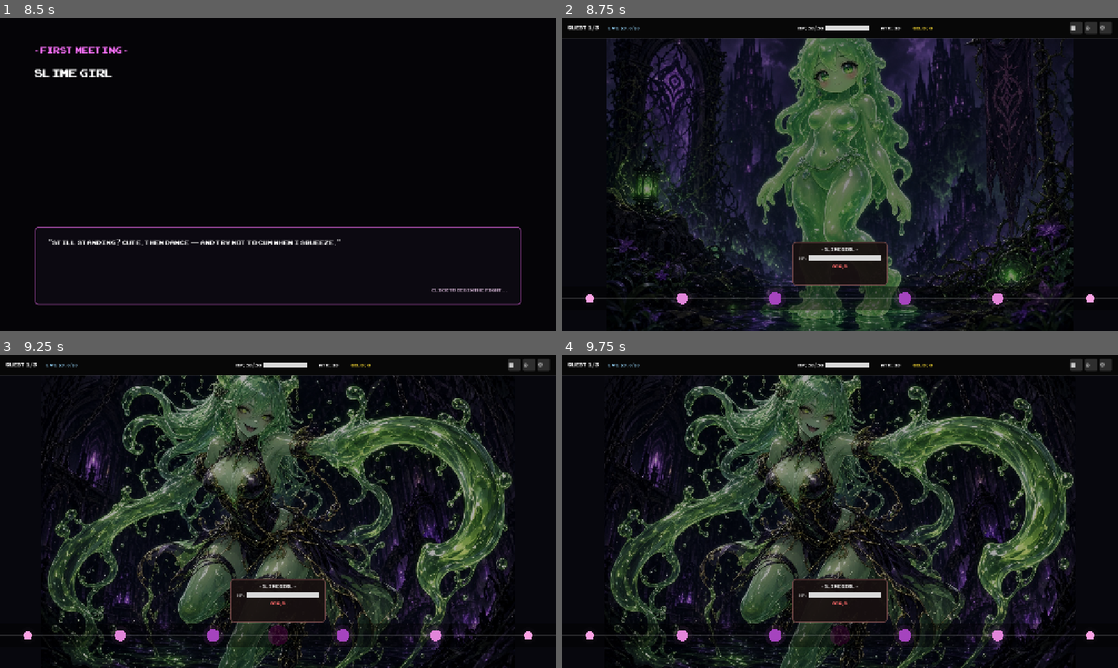
Above: before the commit, frames 1-4 (two rows, left to right).
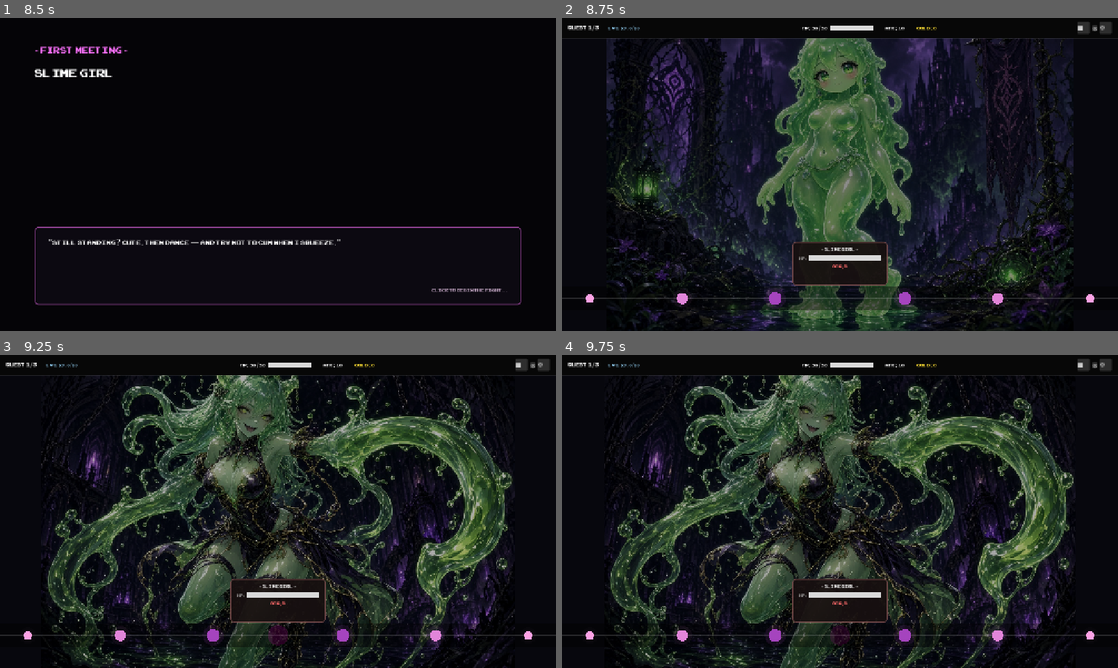
Above: after the commit, the same moments.

Repository: no-release/Temptress
Game: Godot game, scene res://scenes/MainMenu.tscn
Two runs of this game, one before a commit and one after it. Both use one fixed random seed, a clock stepped at 60 frames per second and the inputs below.
Inputs (mouse positions are in pixels of both pictures, inside the frame that each line leads up to):
- Up to frame 1 (8.5 s): click "- START QUEST -" at 0.5 s; click "Easy" at 1.25 s; click "Easy" at 2 s; click "Normal" at 2.75 s; click "Normal" at 3.5 s; click "- ACCEPT QUEST -" at 4.25 s; tap Enter (ui_accept) at 5, 5.27, 5.57, 5.75, 8, 8.27 s; move the mouse to (400, 158) at 5.02 s; click (400, 158) at 5.17 s; drag from (166, 190) to (250, 237) at 5.77 s; move the mouse to (333, 105) at 6.52 s; click (333, 105) at 6.67 s; drag from (250, 237) to (111, 127) at 7.27 s; move the mouse to (444, 221) at 8.02 s; click (444, 221) at 8.17 s
- Up to frame 2 (8.75 s): tap Enter (ui_accept) at 8.57 s
- Up to frame 3 (9.25 s): drag from (111, 464) to (194, 433) at 8.77 s
- Up to frame 4 (9.75 s): move the mouse to (867, 511) at 9.52 s; click (867, 511) at 9.67 s

Frame 1 is identical in both runs. In frame 2, 0.3% of the frame differs, in the area x 42-97%, y 1-5%; in frame 3, 0.3%; in frame 4, 0.3%.
Error in both runs: Cannot call method 'set_input_as_handled' on a null value. (res://scripts/FirstMeetVN.gd:76)

Commit message:
Phase 9: add HPBarGhost behind player HP fill

Diff:
--- a/rhythmtap-ui-updated-11/scenes/TopHud.tscn
+++ b/rhythmtap-ui-updated-11/scenes/TopHud.tscn
@@ -83,8 +83,24 @@
 size_flags_vertical = 4
 theme_override_styles/panel = SubResource("StyleBoxFlat_hpbg")
 
+[node name="HPBarGhost" type="ColorRect" parent="MarginContainer/HBoxContainer/HPBarBg" unique_id=834078002]
+layout_mode = 1
+anchors_preset = 0
+anchor_right = 0.0
+anchor_bottom = 1.0
+offset_right = 100.0
+grow_vertical = 2
+mouse_filter = 2
+color = Color(0.9, 0.12, 0.12, 0.9)
+
 [node name="HPBarFill" type="ColorRect" parent="MarginContainer/HBoxContainer/HPBarBg" unique_id=2063649897]
-layout_mode = 2
+layout_mode = 1
+anchors_preset = 0
+anchor_right = 0.0
+anchor_bottom = 1.0
+offset_right = 100.0
+grow_vertical = 2
+mouse_filter = 2
 color = Color(0.85, 0.85, 0.85, 1)
 
 [node name="Spacer2" type="Control" parent="MarginContainer/HBoxContainer" unique_id=196269856]
@@ -127,7 +143,6 @@
 text = "■"
 
 [node name="PotionIcon" type="PanelContainer" parent="MarginContainer/HBoxContainer/Icons" unique_id=2069817911]
-custom_minimum_size = Vector2(28, 28)
 layout_mode = 2
 size_flags_vertical = 4
 theme_override_styles/panel = SubResource("StyleBoxFlat_icon")
